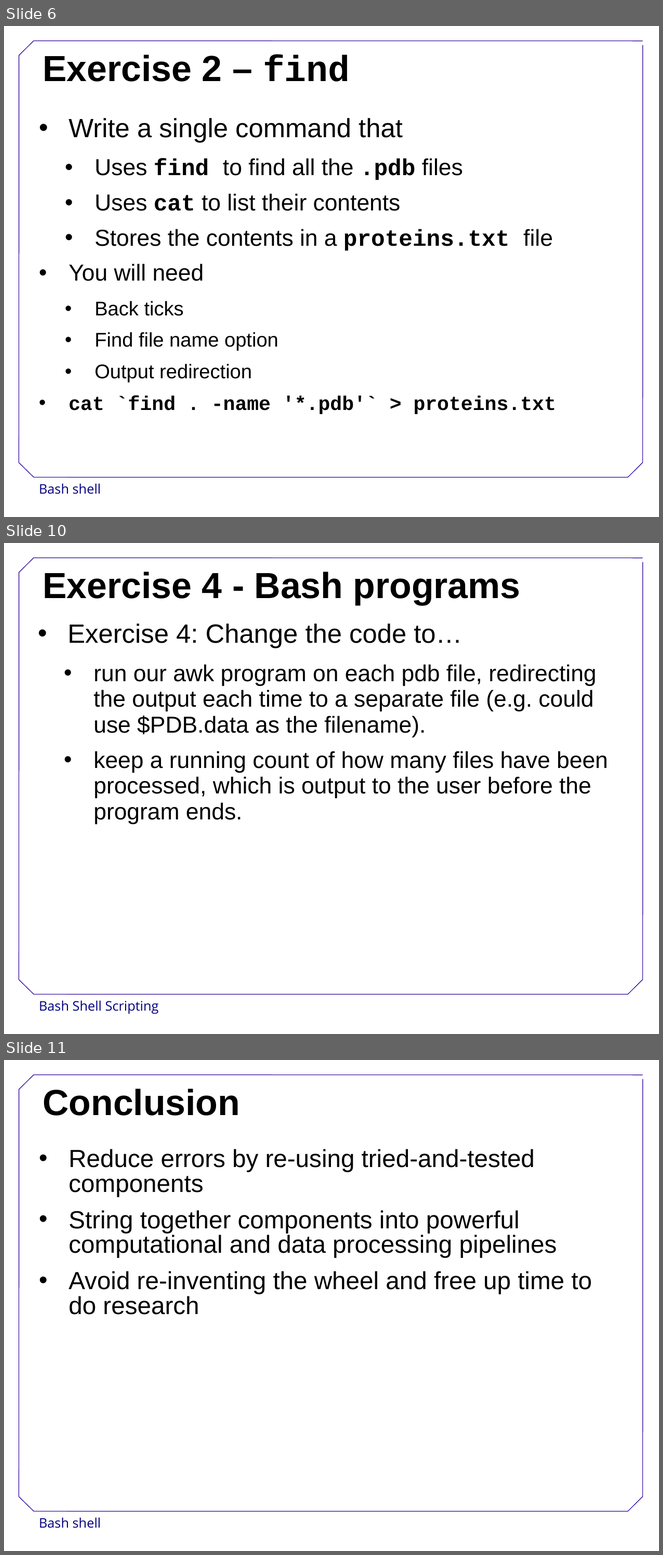
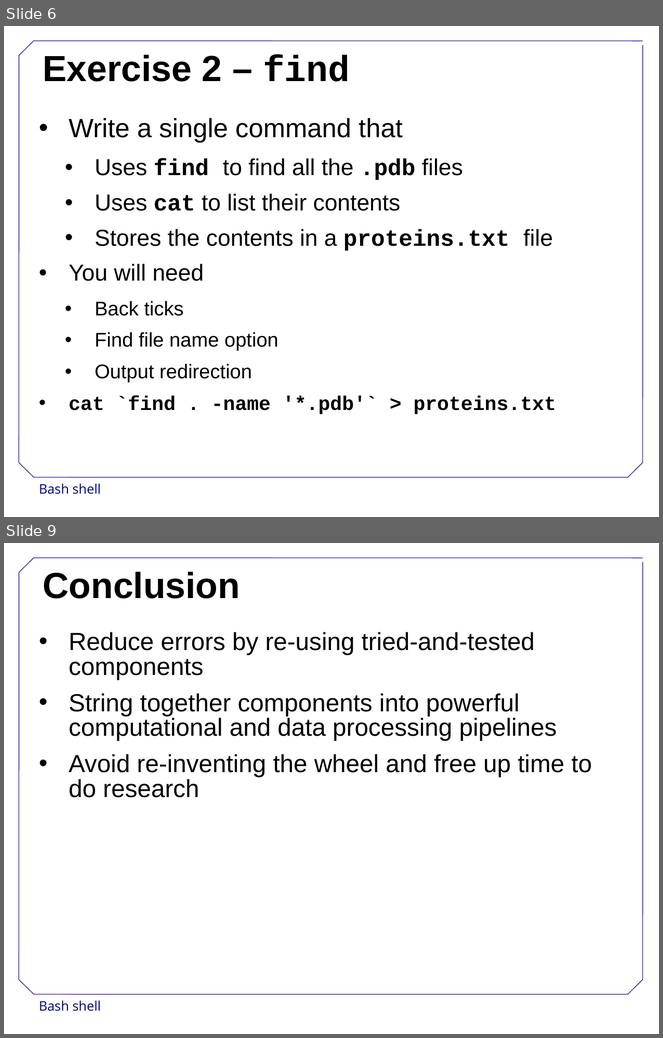
Before and after one commit to swcarpentry/DEPRECATED-boot-camps, a slide deck: BashShell.ppt. Shown one above the other, each under a label of ours: slides 6, 10 and 11 before the commit, slides 6 and 9 after it; the slides between them are not shown. The pictures are 663x1555 and 663x1038 pixels, drawn with LibreOffice and Linux fonts; fonts in the diff are those of the drawing; background and template pictures are left out. Boxes give left, top, right and bottom in pixels: in the first picture for what was removed or moved away, otherwise in the second. Text is boxed around its words. In the diff, an @@ line names an element or a change of style, - is before the commit and + after.

Commit message:
First complete version of bash presentation, script and exercises.

```diff
--- a/BashShell.ppt
+++ b/BashShell.ppt
@@ slide 10 removed at [4,543,659,1034], background #FFFFFF; not listed: 8 template elements that a slide beside it also shows @@
@@ title removed at [42,572,521,605] @@
-Exercise 4 - Bash programs
@@ text removed at [67,624,608,824] @@
-• Exercise 4: Change the code to…
-  • run our awk program on each pdb file, redirecting the output each time to a separate file (e.g. could use $PDB.data as the filename).
-  • keep a running count of how many files have been processed, which is output to the user before the program ends.
@@ text removed at [39,1001,159,1014] @@
-Bash Shell Scripting
@@ what was slide 11 is now slide 9 @@
```
Also in this commit, not shown: 1 slide changed, 1 slide added, 2 other slides removed, 19 other files.
